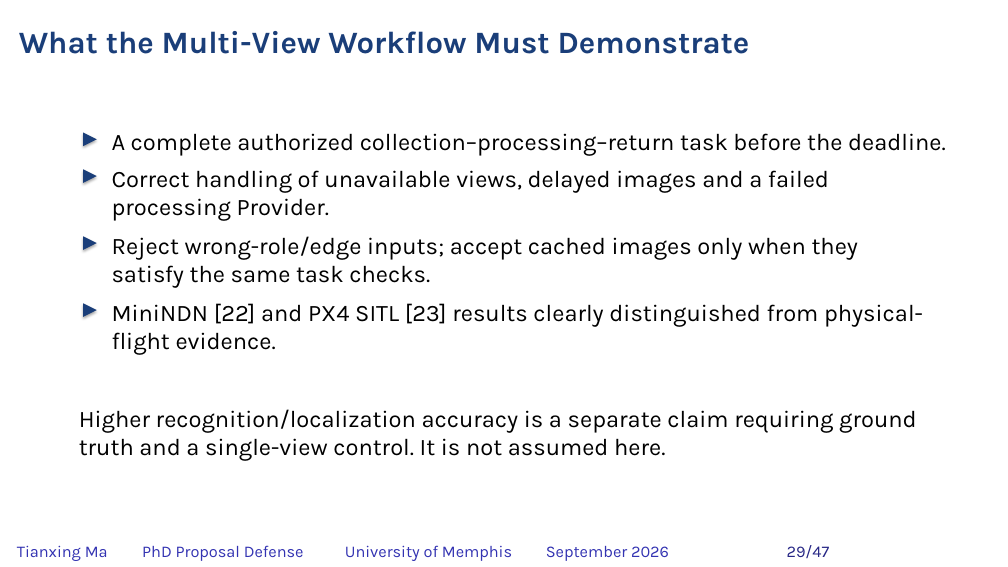
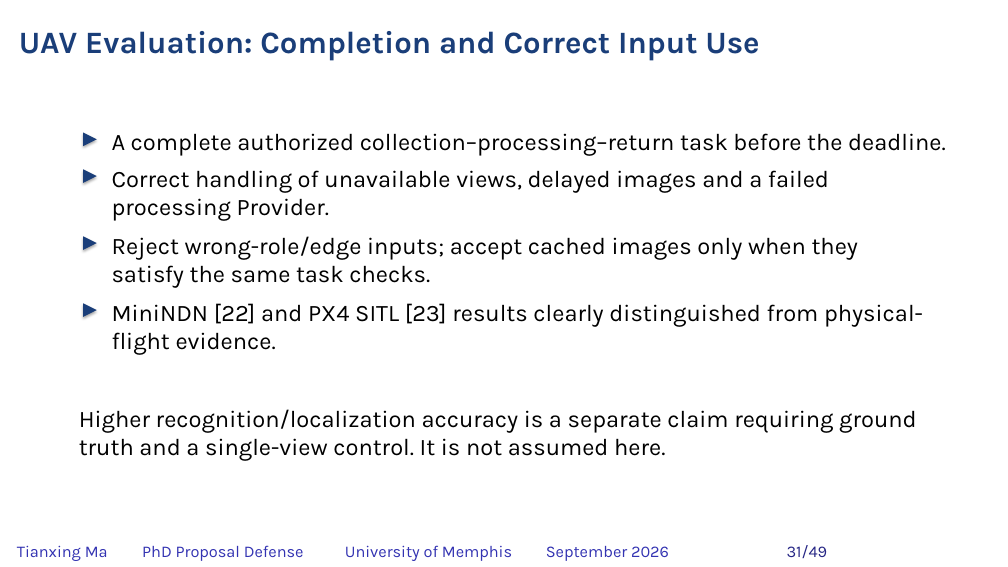
Before and after one commit to matianxing1992/NDN_Service_Framework, a slide deck: slide 31 of docs/PAPER/proposal-defense/slides/NDNSF_proposal_hybrid_editable.pptx (slide 29 before the commit). Drawn at 1008x567 pixels with LibreOffice and Linux fonts; fonts in the diff are those of the drawing; background and template pictures are left out. Boxes give left, top, right and bottom in pixels: in the first picture for what was removed or moved away, otherwise in the second. Text is boxed around its words. In the diff, an @@ line names an element or a change of style, - is before the commit and + after.

```diff
--- a/docs/PAPER/proposal-defense/slides/NDNSF_proposal_hybrid_editable.pptx
+++ b/docs/PAPER/proposal-defense/slides/NDNSF_proposal_hybrid_editable.pptx
@@ text at (19, 31, 759, 60): text changed @@
-What the Multi-View Workflow Must Demonstrate
+UAV Evaluation: Completion and Correct Input Use
@@ text at (787, 545, 828, 558): text changed @@
-29/47
+31/49
```
Also in this commit, not shown: 45 other slides changed, 2 slides added, 31 other files.
